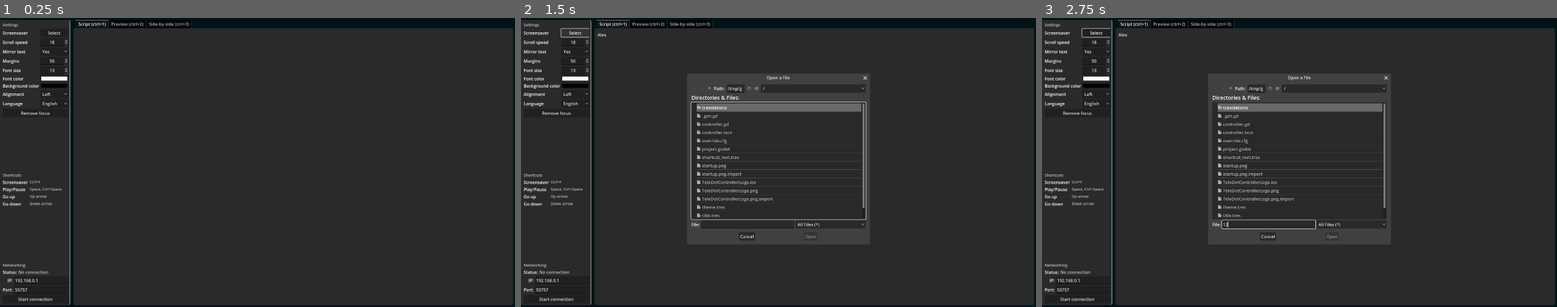
Above: before the commit, frames 1-3 (left to right).
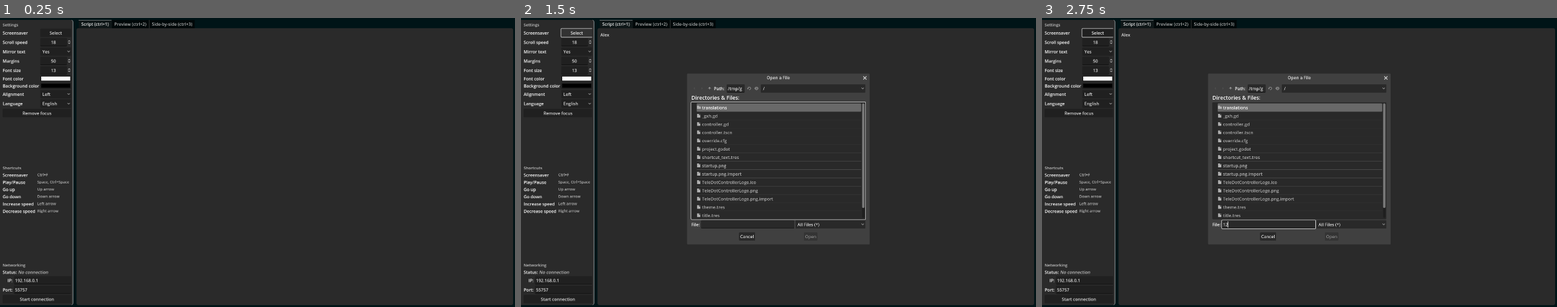
Above: after the commit, the same moments.

Repository: VoylinsGamedevJourney/teledot
Game: Godot game, scene res://controller.tscn
Same seed, same stepped clock (60 frames per second), same inputs: the game is played once before the commit and once after it.
Inputs (mouse positions are in pixels of both pictures, inside the frame that each line leads up to):
- Up to frame 1 (0.25 s): no input
- Up to frame 2 (1.5 s): click (814, 165) at 0.52 s; type "Alex" at 0.6 s; click "Select" at 1.25 s
- Up to frame 3 (2.75 s): click (1268, 223) at 2.02 s; type "12" at 2.1 s

The runs differ from the first frame. In frame 1, 2.0% of the frame differs, in the area x 0-38%, y 0-100%; in frame 2, 2.2%, in the area x 0-68%, y 0-100%; in frame 3, 2.1%.

Commit message:
Adding shortcut additions

Diff:
--- a/src_controller/controller.tscn
+++ b/src_controller/controller.tscn
@@ -261,6 +261,24 @@
 [node name="MoveDownInfoLabel" type="Label" parent="MarginContainer/MainHSplit/LeftPanel/ScrollContainer/VBox/ShortcutsGrid"]
 layout_mode = 2
 text = "Down arrow"
+label_settings = ExtResource("4_1dvxd")
+
+[node name="IncreaseSpeedLabel" type="Label" parent="MarginContainer/MainHSplit/LeftPanel/ScrollContainer/VBox/ShortcutsGrid"]
+layout_mode = 2
+text = "SHORTCUT_INCREASE_SPEED"
+
+[node name="IncreaseSpeedInfoLabel" type="Label" parent="MarginContainer/MainHSplit/LeftPanel/ScrollContainer/VBox/ShortcutsGrid"]
+layout_mode = 2
+text = "Left arrow"
+label_settings = ExtResource("4_1dvxd")
+
+[node name="DecreaseSpeedLabel" type="Label" parent="MarginContainer/MainHSplit/LeftPanel/ScrollContainer/VBox/ShortcutsGrid"]
+layout_mode = 2
+text = "SHORTCUT_DECREASE_SPEED"
+
+[node name="DecreaseSpeedInfoLabel" type="Label" parent="MarginContainer/MainHSplit/LeftPanel/ScrollContainer/VBox/ShortcutsGrid"]
+layout_mode = 2
+text = "Right arrow"
 label_settings = ExtResource("4_1dvxd")
 
 [node name="BottomSeparator" type="HSeparator" parent="MarginContainer/MainHSplit/LeftPanel/ScrollContainer/VBox"]
Not shown, changed: CHANGELOG.md
